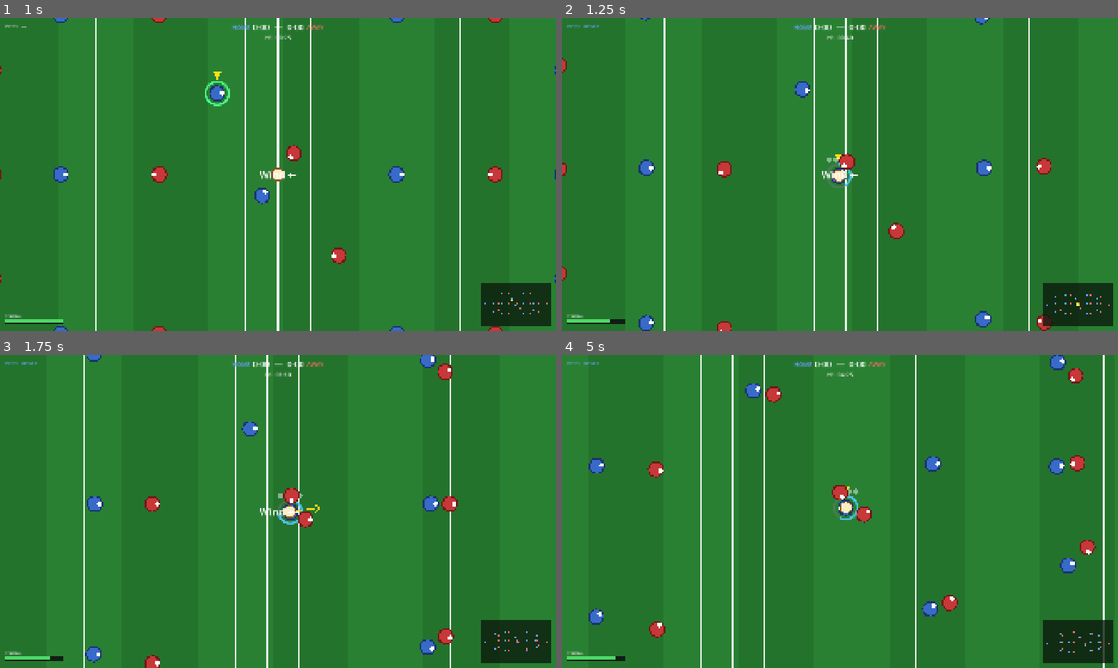
Above: before the commit, frames 1-4 (two rows, left to right).
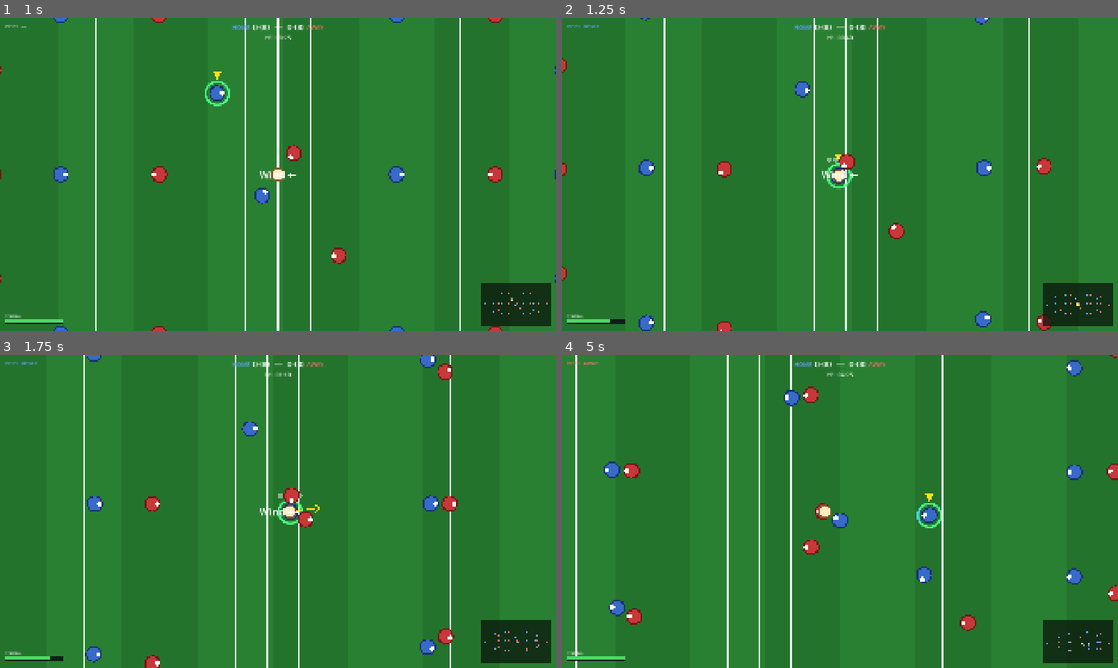
Above: after the commit, the same moments.

Repository: cathalging/gaelic-football
Game: Godot game, scene res://ui/main_menu/main_menu.tscn
Same seed, same stepped clock (60 frames per second), same inputs: the game is played once before the commit and once after it.
Inputs (mouse positions are in pixels of both pictures, inside the frame that each line leads up to):
- Up to frame 1 (1 s): click "Quick Play" at 0.5 s
- Up to frame 2 (1.25 s): no input
- Up to frame 3 (1.75 s): tap Enter at 1.25 s; move the mouse to (400, 495) at 1.27 s; hold D (move_right) from 1.28 s (still down); hold E (jockey) from 1.28 s (still down); click (400, 495) at 1.55 s
- Up to frame 4 (5 s): move the mouse to (728, 527) at 2.02 s; release D (move_right) at 2.03 s; release E (jockey) at 2.03 s; hold S (move_down) 2.03-2.78 s; click (728, 527) at 2.1 s; tap F (tackle) at 2.3, 4.55 s; move the mouse to (895, 442) at 2.77 s; hold D (move_right) 2.78-3.53 s; hold F (tackle) 2.78-3.53 s; tap E (jockey) at 3.05 s; move the mouse to (812, 574) at 3.52 s; hold W (move_up) 3.53-4.28 s; tap V (bounce) at 3.6 s; click (812, 574) at 3.8 s; move the mouse to (1006, 558) at 4.27 s; hold A (move_left) from 4.28 s (still down); hold E (jockey) from 4.28 s (still down)

Frame 1 is identical in both runs. In frame 2, less than 0.1% of the frame differs, in the area x 47-53%, y 46-55%; in frame 3, less than 0.1%; in frame 4, 7.5%, in the area x 0-100%, y 0-100%.

Commit message:
Tune passing, add tackle-engagement dwell + indicator, per-player dash
Passing: shorten min hand-pass range so close passes drop to a nearby
team-mate; lengthen max kick-pass range for a long raking ball.

Tackling: a defender must now press the carrier up close for a moment
before a tackle can be started (can_tackle gates on an engagement dwell
timer). A ring on the controlled defender fills while engaging and goes
solid when a tackle can land. The charge radius is kept below the strike
reach so a full ring always means you're in range — fixed the prior
"bar full but tackle refused" gap (engage 72->54, reach 48->64) and
removed the dead duplicate TACKLE_REACH in ai_player. Shot blocking
(front-on charge-down) is a separate path and is unaffected.

Dash: per-player cooldown that recovers in the background regardless of
who's controlled; topped up on takeover via refill_dash() so a
switched-to player's dash is always ready.

Co-Authored-By: Claude Opus 4.8 <noreply@anthropic.com>

Diff:
--- a/scenes/match/ai_player.gd
+++ b/scenes/match/ai_player.gd
@@ -58,7 +58,19 @@
 # Tackling — a defender must press `tackle` near a carrier to start a timing
 # contest (resolved in match_scene). These tune reach, recovery and the stun
 # applied on each outcome.
-const TACKLE_REACH     := 46.0   # px: how close a defender must be to start a tackle
+# Engagement dwell — before a tackle can be started, the defender must first close
+# to within TACKLE_ENGAGE_RADIUS of the carrier and *stay* there for
+# TACKLE_ENGAGE_TIME. This stops "touch-and-steal": you have to get alongside and
+# harry your man before you can challenge. It gates only the tackle (can_tackle) —
+# charging down a shot from the front is a separate front-on block (see
+# match_scene._check_shot_block) and is unaffected.
+#
+# The charge radius is kept a touch *below* match_scene.TACKLE_REACH (the distance
+# at which a tackle can actually be struck), so a full ring always means you are in
+# range to tackle — never "bar full but the tackle is refused". Keep this invariant
+# (TACKLE_ENGAGE_RADIUS < match_scene.TACKLE_REACH) if you retune either value.
+const TACKLE_ENGAGE_RADIUS := 54.0   # px the defender must be within to build engagement
+const TACKLE_ENGAGE_TIME   := 0.45   # seconds of close pressure needed before a tackle
 const TACKLE_IMMUNITY  := 0.7    # seconds a fresh carrier cannot be tackled
 const TACKLE_COOLDOWN  := 1.6    # seconds before a defender can tackle again
 const TACKLE_CD_MISS   := 2.2    # longer cooldown after a mistimed (failed) tackle
@@ -138,6 +150,10 @@
 const C_DASH_CD   := Color(0.45, 0.45, 0.50, 0.55)  # dash cooling ring (track)
 const C_DASH_FILL := Color(0.30, 0.80, 1.00, 0.90)  # dash cooldown progress arc
 const C_STUN      := Color(1.0, 0.85, 0.2, 0.95)    # stun indicator
+const C_ENGAGE_TRK := Color(0.55, 0.50, 0.45, 0.45) # tackle engagement track
+const C_ENGAGE_FIL := Color(1.00, 0.55, 0.10, 0.95) # tackle engagement filling
+const C_ENGAGE_RDY := Color(1.00, 0.20, 0.20, 0.98) # engaged — tackle ready (press F)
+const C_ENGAGE_CD  := Color(0.55, 0.30, 0.28, 0.55) # post-tackle recovery (can't yet)
 
 # ── Configuration (set by match_scene before add_child) ──────────────────────
 
@@ -218,6 +234,7 @@
 var _stun_timer      := 0.0  # >0 while stunned (can't move, act, pick up or tackle)
 var _tackle_cd       := 0.0  # >0 while this player can't start another tackle
 var _tackle_immunity := 0.0  # >0 while this carrier can't be tackled
+var _engage_time     := 0.0  # seconds spent within engage radius of the enemy carrier
 
 # Wind-up for human pass / shoot
 var _pass_held_t  := 0.0
@@ -322,9 +339,26 @@
 		_process_pickup()
 		if is_carrying:
 			_process_carry(delta)
+	_update_tackle_engagement(delta)
 	_update_stamina(delta)
 	move_and_slide()
 	queue_redraw()
+
+
+## Build up "engagement" while shadowing the enemy carrier: the timer climbs only
+## while within TACKLE_ENGAGE_RADIUS of them and resets the moment they break away
+## (or we win the ball). A defender can only start a tackle once it has reached
+## TACKLE_ENGAGE_TIME — see can_tackle. Both the human and AI tackle paths share it.
+func _update_tackle_engagement(delta: float) -> void:
+	if is_carrying:
+		_engage_time = 0.0
+		return
+	var carrier := _current_enemy_carrier()
+	if carrier != null \
+			and global_position.distance_to(carrier.global_position) <= TACKLE_ENGAGE_RADIUS:
+		_engage_time += delta
+	else:
+		_engage_time = 0.0
 
 
 ## Spend stamina while sprinting near full speed, recover it while taking it easy.
@@ -344,9 +378,12 @@
 # the human, a seeded roll for AI). These methods just apply the agreed outcome
 # so both paths share one implementation.
 
-## True if this defender may start a tackle right now.
+## True if this defender may start a tackle right now: not carrying, not stunned,
+## off cooldown, and having spent enough time pressing the carrier up close (see
+## _update_tackle_engagement). The proximity dwell is what stops instant steals.
 func can_tackle() -> bool:
-	return not is_carrying and _stun_timer <= 0.0 and _tackle_cd <= 0.0
+	return not is_carrying and _stun_timer <= 0.0 and _tackle_cd <= 0.0 \
+			and _engage_time >= TACKLE_ENGAGE_TIME
 
 
 ## True when a defender meets the carrier from the front or side. A tackle from
@@ -367,6 +404,14 @@
 
 func begin_tackle_cooldown(t: float) -> void:
 	_tackle_cd = t
+
+
+## Top the dash back up (no cooldown, no active burst). Called when a player comes
+## under human control so a switched-to player always has their dash ready — the
+## dash recovers in the background regardless of who you were controlling.
+func refill_dash() -> void:
+	_dash_cd   = 0.0
+	_dash_time = 0.0
 
 
 ## Outcome: clean steal. The victim loses the ball and is stunned; this defender
@@ -1213,6 +1258,7 @@
 	_stun_timer      = 0.0
 	_tackle_cd       = 0.0
 	_tackle_immunity = 0.0
+	_engage_time     = 0.0
 	_dash_time       = 0.0
 	_dash_cd         = 0.0
 	_pass_cd         = 0.0
@@ -1302,8 +1348,13 @@
 		_draw_dash_ring()   # dash is available to any controlled player (trial)
 		if is_carrying:
 			_draw_step_dots()
-		elif _jockeying:
-			_draw_jockey()
+		else:
+			if _jockeying:
+				_draw_jockey()
+			# Tackle engagement — show the dwell filling while pressing a carrier, and
+			# a solid ring the instant a tackle can be committed (see can_tackle).
+			if _engage_time > 0.0 or _tackle_cd > 0.0:
+				_draw_engage_ring()
 
 
 ## Ring around the human carrier showing dash availability: solid green when
@@ -1319,6 +1370,24 @@
 		draw_arc(Vector2.ZERO, r, 0.0, TAU, 32, C_DASH_RDY, 2.5, true)
 
 
+## Ring (just outside the dash ring) showing tackle readiness while defending:
+##  • recovering from a tackle → a dim red ring (can't challenge yet);
+##  • building engagement      → an orange arc filling toward a full ring;
+##  • engaged & ready          → a solid red ring (a tackle will land — press F).
+func _draw_engage_ring() -> void:
+	var r := PLAYER_RADIUS + 10.0
+	if _tackle_cd > 0.0:
+		draw_arc(Vector2.ZERO, r, 0.0, TAU, 32, C_ENGAGE_CD, 2.0, true)
+		return
+	if _engage_time >= TACKLE_ENGAGE_TIME:
+		draw_arc(Vector2.ZERO, r, 0.0, TAU, 32, C_ENGAGE_RDY, 2.5, true)
+	else:
+		draw_arc(Vector2.ZERO, r, 0.0, TAU, 32, C_ENGAGE_TRK, 1.5, true)
+		var frac  := clampf(_engage_time / TACKLE_ENGAGE_TIME, 0.0, 1.0)
+		var start := -PI * 0.5
+		draw_arc(Vector2.ZERO, r, start, start + TAU * frac, 32, C_ENGAGE_FIL, 2.5, true)
+
+
 func _draw_stun() -> void:
 	draw_arc(Vector2.ZERO, PLAYER_RADIUS + 4.0, 0.0, TAU, 24, C_STUN, 2.0, true)
 	var y := -PLAYER_RADIUS - 12.0
--- a/scenes/match/ball.gd
+++ b/scenes/match/ball.gd
@@ -90,8 +90,9 @@
 
 # Hand pass — short, flat punch. Distance scales with the hold (power 0..1): a
 # quick tap is a short pass to a nearby player; a full hold reaches the old fixed
-# range. Min is low so close passes don't fly straight past the receiver.
-const HAND_PASS_MIN := 210.0
+# range. Min is kept low so a close hand pass drops to a nearby team-mate instead
+# of flying straight past the receiver.
+const HAND_PASS_MIN := 120.0
 const HAND_PASS_MAX := 560.0
 
 ## Hand pass — punched along `direction`; distance scaled by `power` (0..1).
@@ -104,13 +105,13 @@
 	is_goal_attempt = false
 
 
-## Kicked pass — flatter and shorter than a shot, but with more range than a hand
-## pass. power 0..1 from the hold time.
+## Kicked pass — flatter than a shot, but with far more range than a hand pass: a
+## full-power kick pass is a long, raking ball downfield. power 0..1 from the hold.
 func release_kick_pass(direction: Vector2, power: float) -> void:
 	carrier        = null
 	ball_state     = State.FLYING
 	is_goal_attempt = false
-	velocity       = direction * lerpf(440.0, 700.0, power)
+	velocity       = direction * lerpf(440.0, 900.0, power)
 	vertical_speed = lerpf(120.0, 200.0, power)
 	height         = 5.0
 
--- a/scenes/match/match_scene.gd
+++ b/scenes/match/match_scene.gd
@@ -80,7 +80,10 @@
 # minigame (a cursor sweeps a bar; strike in the centre); the AI rolls a seeded
 # outcome. Perfect = clean steal, slightly off = ball knocked loose, miss =
 # tackler stunned + long cooldown. A tackle from behind is always a foul.
-const TACKLE_REACH        := 48.0   # px from carrier needed to start a tackle
+const TACKLE_REACH        := 64.0   # px from carrier needed to start a tackle. Kept a
+									# little above AIPlayer.TACKLE_ENGAGE_RADIUS so that
+									# once the engagement ring is full you are always in
+									# range to actually strike the tackle.
 const CONTEST_DURATION    := 2.0    # seconds before an un-struck contest is a miss
 const CONTEST_LEASH       := 84.0   # carrier breaks away if it gets this far off
 const CONTEST_SWEEP_SPEED := 1.7    # cursor sweeps across the bar (cycles/sec, ping-pong)
@@ -419,6 +422,7 @@
 	_controlled.cancel_windup()
 	target.is_human_controlled = true
 	target.is_selected         = true
+	target.refill_dash()   # dash recovers in the background — ready on takeover
 	_controlled = target
 
 
Not shown, changed: CLAUDE.md
